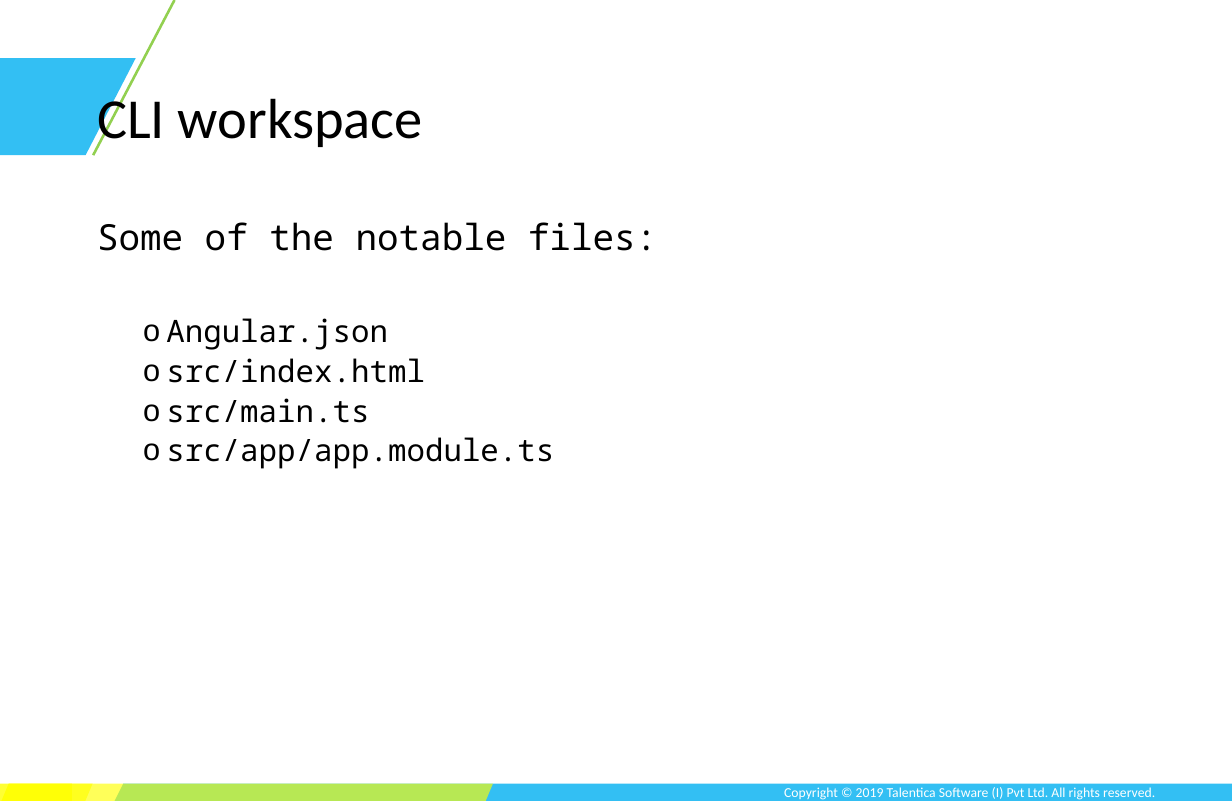
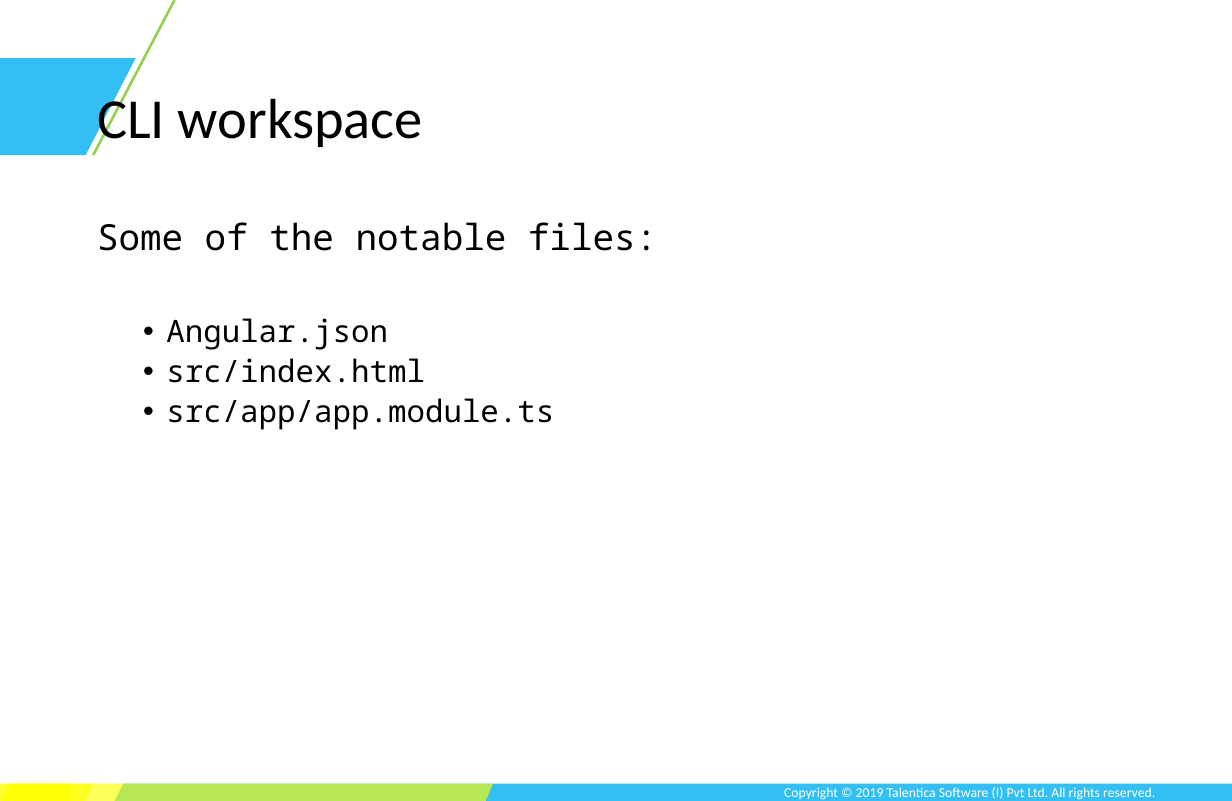
Before and after one commit to TusharRajGupt/angular-demo, a slide deck: slide 8 of session-1/Session 1.pptx. Drawn at 1232x801 pixels with LibreOffice and Linux fonts; fonts in the diff are those of the drawing; background and template pictures are left out. Boxes give left, top, right and bottom in pixels: in the first picture for what was removed or moved away, otherwise in the second. Text is boxed around its words. In the diff, an @@ line names an element or a change of style, - is before the commit and + after.

```diff
--- a/session-1/Session 1.pptx
+++ b/session-1/Session 1.pptx
@@ text at box(166, 318, 554, 430): bullet o to • @@
@@ text at box(166, 398, 369, 423): paragraph removed @@
-  o src/main.ts
```
Also in this commit, not shown: 4 other slides changed, 1 slide added, 1 other file.
